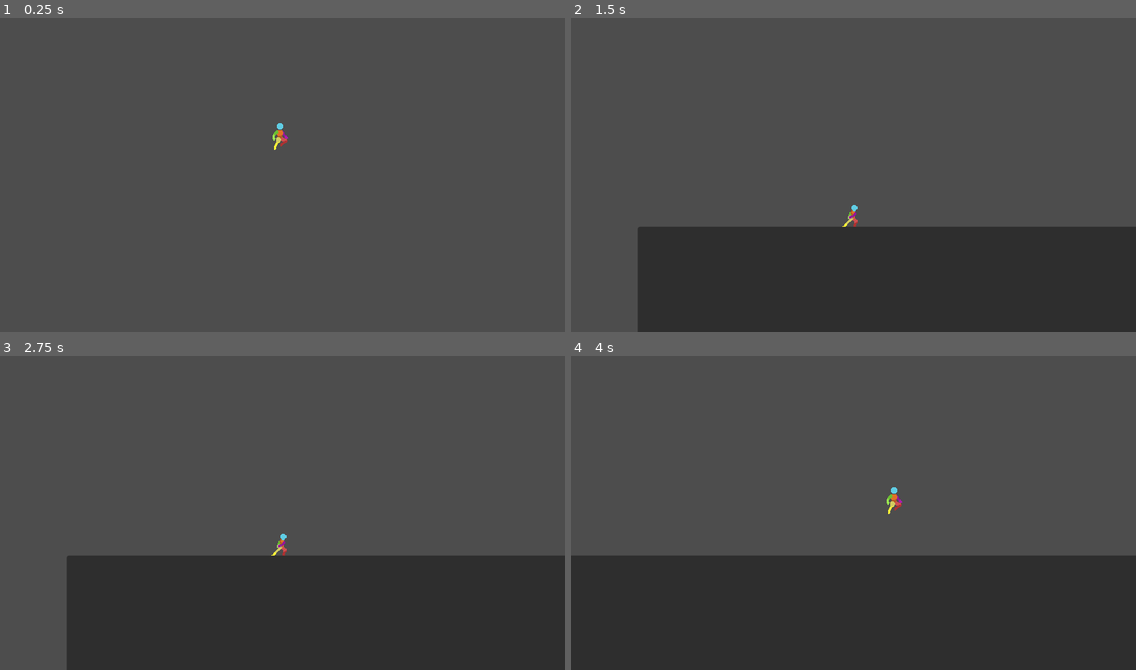
Above: before the commit, frames 1-4 (two rows, left to right).
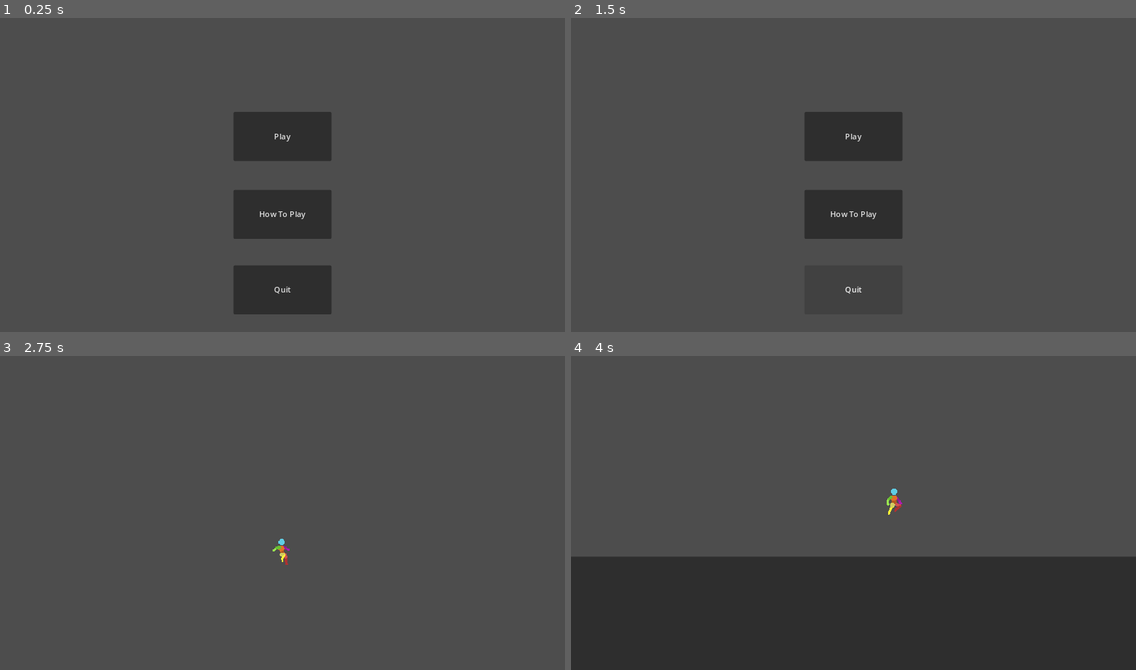
Above: after the commit, the same moments.

Repository: Thorfinn980/ProjectW
Game: Godot game, scene res://scenes/main.tscn
Two runs of this game, one before a commit and one after it. Both use one fixed random seed, a clock stepped at 60 frames per second and the inputs below. Before the commit the project starts from res://scenes/world.tscn.
Inputs (mouse positions are in pixels of both pictures, inside the frame that each line leads up to):
- Up to frame 1 (0.25 s): no input
- Up to frame 2 (1.5 s): click (853, 215) at 0.5 s, where only the run after the commit has a clickable "How To Play"; click (842, 306) at 1.25 s, where only the run after the commit has a clickable "Back To Main Menu"
- Up to frame 3 (2.75 s): click (282, 475) at 2 s, where only the run after the commit has a clickable "Play"
- Up to frame 4 (4 s): tap Enter (ui_accept) at 2.75, 3.02, 3.77 s; move the mouse to (977, 494) at 2.77 s; hold D (Right) from 2.78 s (still down); click (977, 494) at 2.85 s; move the mouse to (740, 525) at 3.52 s; click (740, 525) at 3.6 s

The runs differ from the first frame. In frame 1, 8.0% of the frame differs, in the area x 41-59%, y 29-95%; in frame 2, 31%; in frame 3, 32%, in the area x 11-100%, y 56-100%; in frame 4, 0.3%.

Commit message:
Home Screen

Diff:
--- a/project.godot
+++ b/project.godot
@@ -11,7 +11,7 @@
 [application]
 
 config/name="Somewhere Else"
-run/main_scene="res://scenes/world.tscn"
+run/main_scene="res://scenes/main.tscn"
 config/features=PackedStringArray("4.2", "Forward Plus")
 config/icon="res://icon.svg"
 
--- /dev/null
+++ b/scenes/how_to_play.gd
@@ -0,0 +1,4 @@
+extends Node2D
+
+func _on_back_pressed():
+	get_tree().change_scene_to_file("res://scenes/main.tscn")
--- /dev/null
+++ b/scenes/how_to_play.tscn
@@ -0,0 +1,142 @@
+[gd_scene load_steps=2 format=3 uid="uid://cwjqgqsmpsmxa"]
+
+[ext_resource type="Script" path="res://scenes/how_to_play.gd" id="1_y1lku"]
+
+[node name="HowToPlay" type="Node2D"]
+script = ExtResource("1_y1lku")
+
+[node name="Back" type="Button" parent="."]
+offset_left = 476.0
+offset_top = 562.0
+offset_right = 626.0
+offset_bottom = 637.0
+text = "Back To Main
+Menu"
+
+[node name="A" type="ColorRect" parent="."]
+offset_left = 34.0
+offset_top = 16.0
+offset_right = 84.0
+offset_bottom = 66.0
+color = Color(0.552941, 0.552941, 0.552941, 1)
+
+[node name="TextEdit" type="TextEdit" parent="A"]
+layout_mode = 0
+offset_left = 4.0
+offset_top = 4.0
+offset_right = 46.0
+offset_bottom = 46.0
+text = "  A"
+
+[node name="D" type="ColorRect" parent="."]
+offset_left = 34.0
+offset_top = 78.0
+offset_right = 84.0
+offset_bottom = 128.0
+color = Color(0.552941, 0.552941, 0.552941, 1)
+
+[node name="TextEdit" type="TextEdit" parent="D"]
+layout_mode = 0
+offset_left = 4.0
+offset_top = 4.0
+offset_right = 46.0
+offset_bottom = 46.0
+text = "  D"
+
+[node name="LeftClick" type="ColorRect" parent="."]
+offset_left = 34.0
+offset_top = 268.0
+offset_right = 128.0
+offset_bottom = 336.0
+color = Color(0.552941, 0.552941, 0.552941, 1)
+
+[node name="TextEdit" type="TextEdit" parent="LeftClick"]
+layout_mode = 1
+anchors_preset = 5
+anchor_left = 0.5
+anchor_right = 0.5
+offset_left = -43.0
+offset_top = 4.0
+offset_right = 43.0
+offset_bottom = 64.0
+grow_horizontal = 2
+text = " Left Click"
+
+[node name="Space" type="ColorRect" parent="."]
+offset_left = 34.0
+offset_top = 141.0
+offset_right = 238.0
+offset_bottom = 191.0
+color = Color(0.552941, 0.552941, 0.552941, 1)
+
+[node name="TextEdit" type="TextEdit" parent="Space"]
+layout_mode = 0
+offset_left = 5.0
+offset_top = 4.0
+offset_right = 201.0
+offset_bottom = 46.0
+text = "           Space Bar"
+
+[node name="Shift" type="ColorRect" parent="."]
+offset_left = 34.0
+offset_top = 206.0
+offset_right = 129.0
+offset_bottom = 256.0
+color = Color(0.552941, 0.552941, 0.552941, 1)
+
+[node name="TextEdit" type="TextEdit" parent="Shift"]
+layout_mode = 0
+offset_left = 4.0
+offset_top = 5.0
+offset_right = 91.0
+offset_bottom = 47.0
+text = "    Shift"
+
+[node name="MoveLeft" type="TextEdit" parent="."]
+offset_left = 110.0
+offset_top = 16.0
+offset_right = 210.0
+offset_bottom = 66.0
+text = "  Move Left"
+
+[node name="MoveRight" type="TextEdit" parent="."]
+offset_left = 111.0
+offset_top = 80.0
+offset_right = 211.0
+offset_bottom = 130.0
+text = " Move Right"
+
+[node name="Jump" type="TextEdit" parent="."]
+offset_left = 264.0
+offset_top = 140.0
+offset_right = 364.0
+offset_bottom = 190.0
+text = "      Jump"
+
+[node name="Roll" type="TextEdit" parent="."]
+offset_left = 154.0
+offset_top = 206.0
+offset_right = 254.0
+offset_bottom = 256.0
+text = "       Roll"
+
+[node name="Attack" type="TextEdit" parent="."]
+offset_left = 155.0
+offset_top = 276.0
+offset_right = 255.0
+offset_bottom = 326.0
+text = "     Attack"
+
+[node name="Description" type="TextEdit" parent="."]
+offset_left = 480.0
+offset_top = 85.0
+offset_right = 943.0
+offset_bottom = 377.0
+text = "
+
+
+    The objective of the game is to defeat the enemy by
+    depleting all of the enemy's health before your health
+                                           reaches 0."
+
+[connection signal="pressed" from="Back" to="." method="_on_back_pressed"]
--- /dev/null
+++ b/scenes/main.gd
@@ -0,0 +1,14 @@
+extends Node2D
+
+
+
+func _on_quit_pressed():
+	get_tree().quit()
+
+
+func _on_play_pressed():
+	get_tree().change_scene_to_file("res://scenes/world.tscn")
+
+
+func _on_how_to_play_pressed():
+	get_tree().change_scene_to_file("res://scenes/how_to_play.tscn")
--- /dev/null
+++ b/scenes/main.tscn
@@ -0,0 +1,31 @@
+[gd_scene load_steps=2 format=3 uid="uid://bbdqbn2eamxah"]
+
+[ext_resource type="Script" path="res://scenes/main.gd" id="1_dmiw7"]
+
+[node name="Main" type="Node2D"]
+script = ExtResource("1_dmiw7")
+
+[node name="Play" type="Button" parent="."]
+offset_left = 476.0
+offset_top = 199.0
+offset_right = 676.0
+offset_bottom = 299.0
+text = "Play"
+
+[node name="How To Play" type="Button" parent="."]
+offset_left = 476.0
+offset_top = 358.0
+offset_right = 676.0
+offset_bottom = 458.0
+text = "How To Play"
+
+[node name="Quit" type="Button" parent="."]
+offset_left = 476.0
+offset_top = 512.0
+offset_right = 676.0
+offset_bottom = 612.0
+text = "Quit"
+
+[connection signal="pressed" from="Play" to="." method="_on_play_pressed"]
+[connection signal="pressed" from="How To Play" to="." method="_on_how_to_play_pressed"]
+[connection signal="pressed" from="Quit" to="." method="_on_quit_pressed"]
